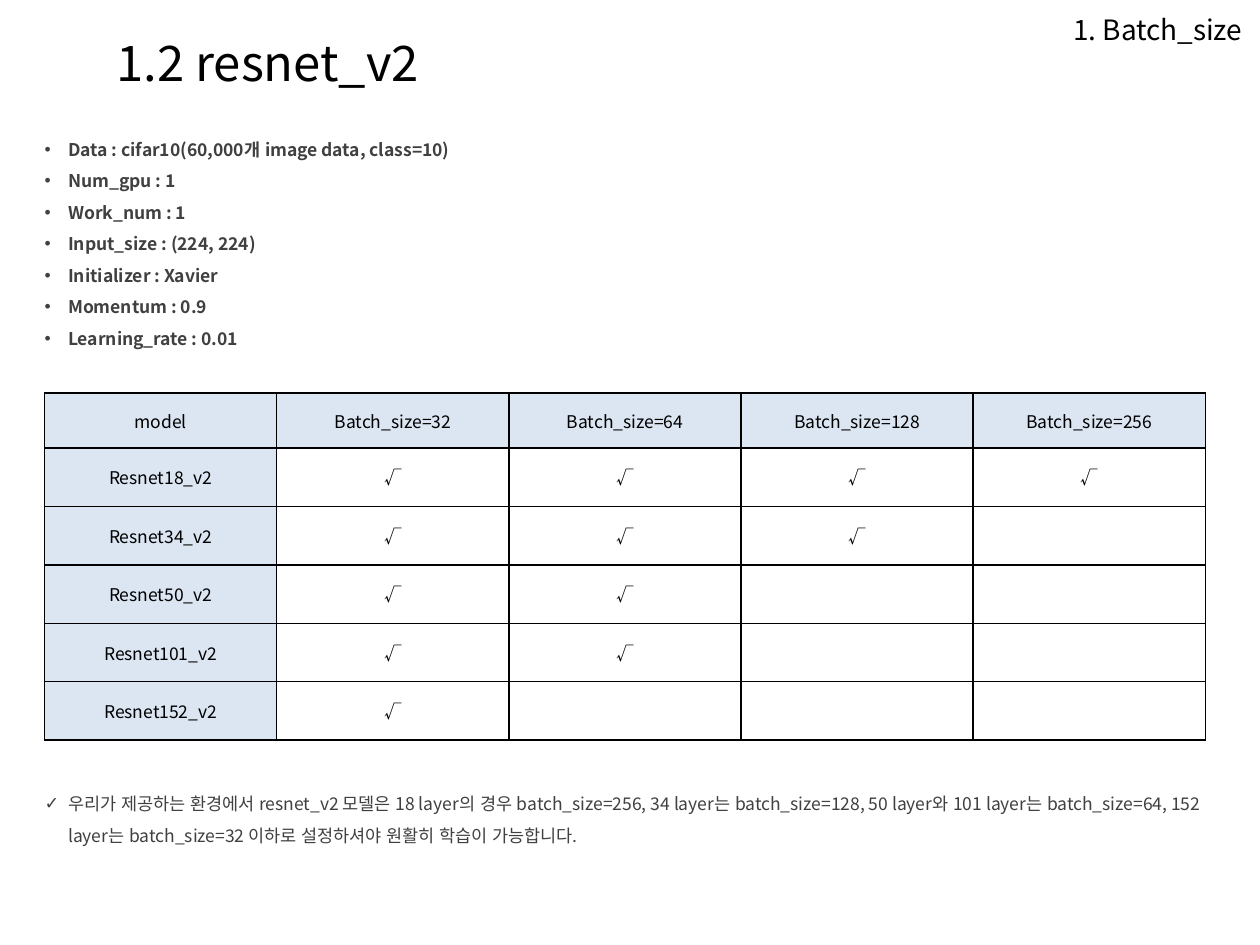
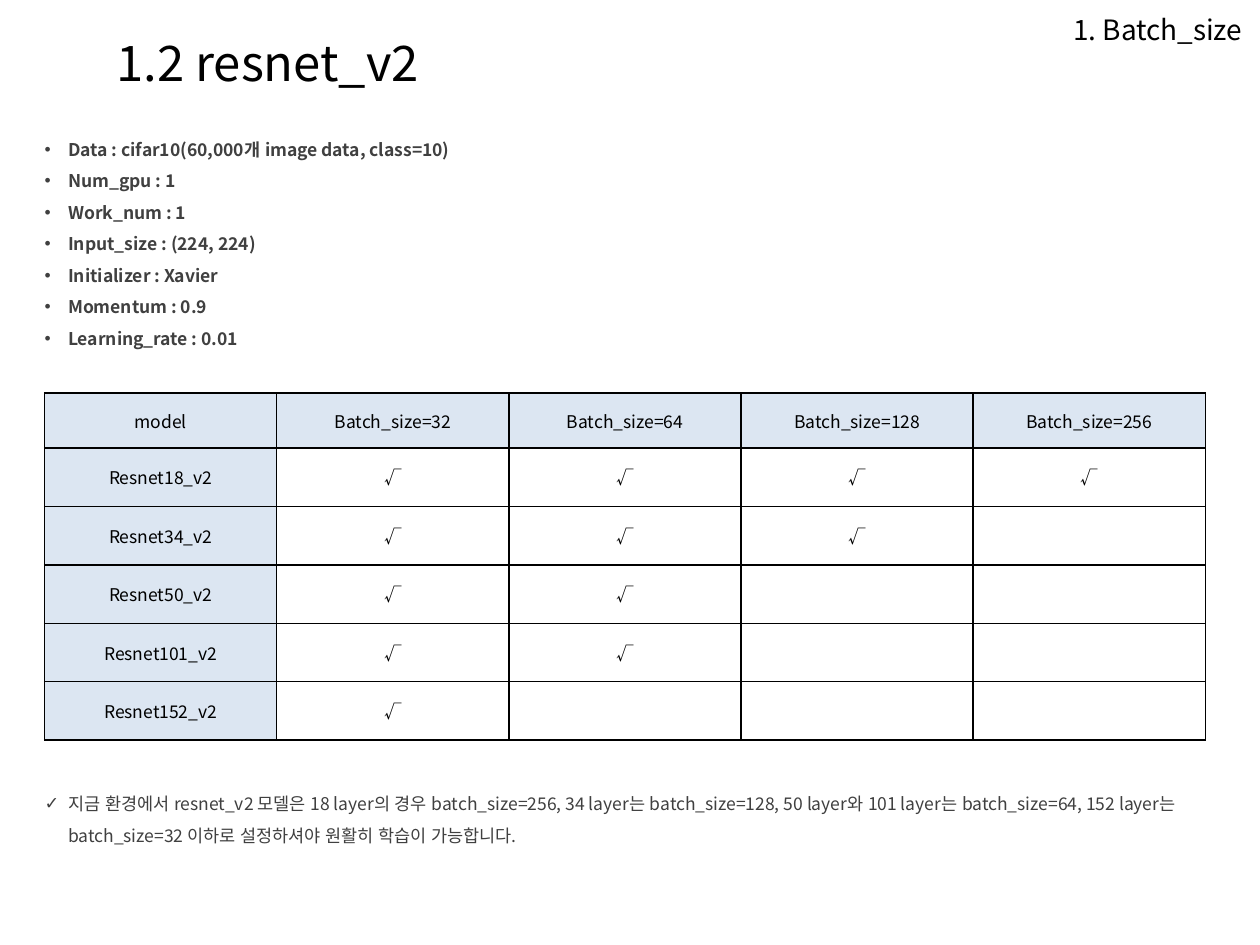
Before and after one commit to Heechul90/Model_Zoo, a slide deck: slide 4 of Model_ZOO평가/model_Zoo_list_결과 .pptx. Drawn at 1260x945 pixels with LibreOffice and Linux fonts; fonts in the diff are those of the drawing; background and template pictures are left out. Boxes give left, top, right and bottom in pixels: in the first picture for what was removed or moved away, otherwise in the second. Text is boxed around its words. In the diff, an @@ line names an element or a change of style, - is before the commit and + after.

```diff
--- a/Model_ZOO평가/model_Zoo_list_결과 .pptx
+++ b/Model_ZOO평가/model_Zoo_list_결과 .pptx
@@ text at [68,795,1175,845]: text changed @@
-✓ 우리가 제공하는 환경에서 resnet_v2 모델은 18 layer의 경우 batch_size=256, 34 layer는 batch_size=128, 50 layer와 101 layer는 batch_size=64, 152 layer는 batch_size=32 이하로 설정하셔야 원활히 학습이 가능합니다.
+✓ 지금 환경에서 resnet_v2 모델은 18 layer의 경우 batch_size=256, 34 layer는 batch_size=128, 50 layer와 101 layer는 batch_size=64, 152 layer는 batch_size=32 이하로 설정하셔야 원활히 학습이 가능합니다.
```
Also in this commit, not shown: 2 other slides changed, 6 slides added, 4 other files.
